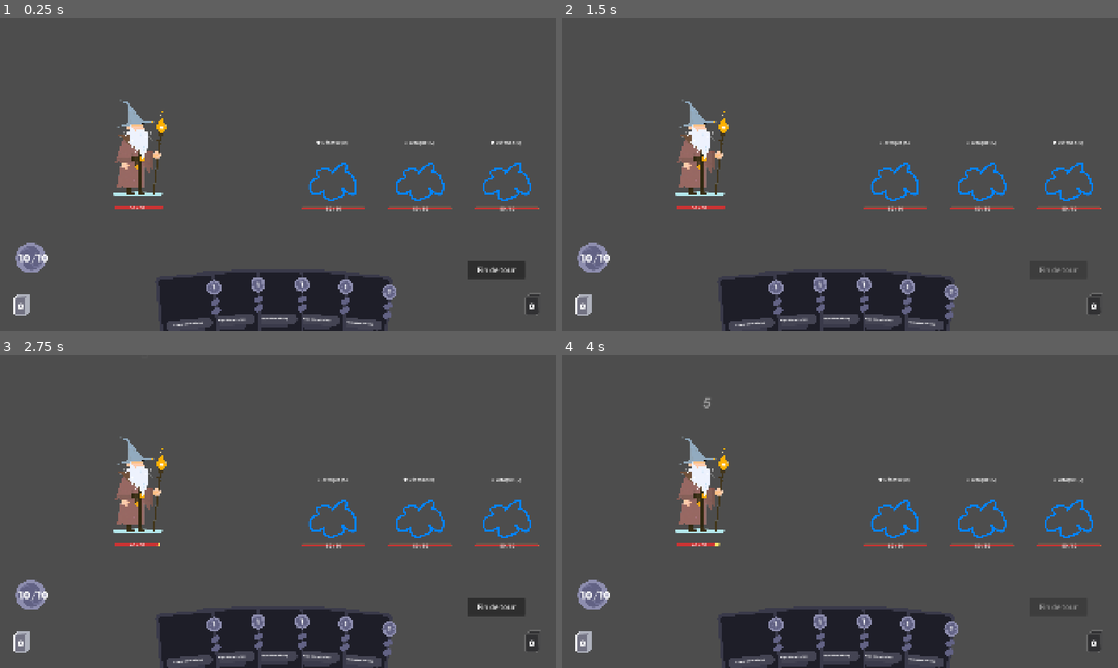
Above: before the commit, frames 1-4 (two rows, left to right).
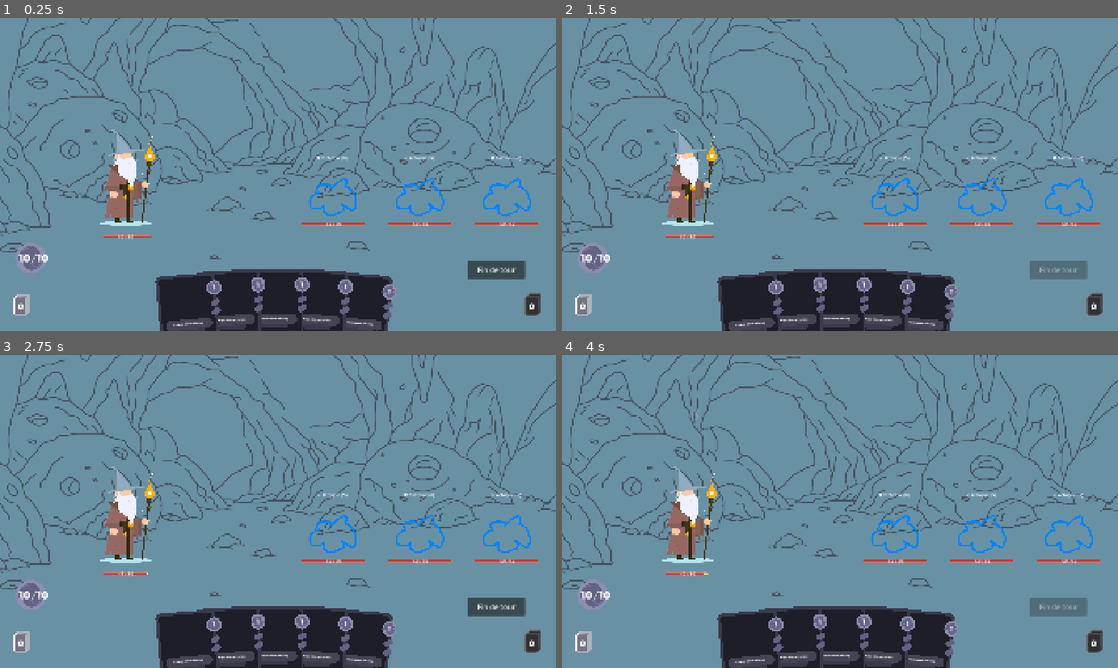
Above: after the commit, the same moments.

Repository: Elehos/jeu_de_bouboules
Game: Godot game, scene res://scenes/combat/combat.tscn
The game is run twice, just before and just after one commit, with the same random seed, the same clock (stepped at 60 frames per second) and the same inputs.
Inputs (mouse positions are in pixels of both pictures, inside the frame that each line leads up to):
- Up to frame 1 (0.25 s): no input
- Up to frame 2 (1.5 s): click "Fin de tour" at 0.5 s; tap Enter at 1.25 s; drag from (701, 152) to (895, 180) at 1.27 s
- Up to frame 3 (2.75 s): drag from (333, 517) to (139, 489) at 2.02 s
- Up to frame 4 (4 s): click "Fin de tour" at 2.75 s; move the mouse to (979, 517) at 3.52 s; click (979, 517) at 3.67 s

The runs differ from the first frame. In frame 1, 88% of the frame differs, in the area x 0-100%, y 0-100%; in frame 2, 88%; in frame 3, 88%; in frame 4, 88%.

Commit message:
ajout test background

Diff:
--- a/scenes/combat/combat.tscn
+++ b/scenes/combat/combat.tscn
@@ -11,8 +11,8 @@
 [ext_resource type="Resource" uid="uid://bvb8uvx2ovggf" path="res://ressourcesEncounters/encounter_3.tres" id="5_05d77"]
 [ext_resource type="Script" uid="uid://f3o7b7woxojq" path="res://script/cards/CardData.gd" id="7_3dmww"]
 [ext_resource type="PackedScene" uid="uid://d1uw6tjyj3h3d" path="res://scenes/ui/damage_number.tscn" id="7_xt4lv"]
-[ext_resource type="Texture2D" uid="uid://c0dkpritmuasc" path="res://assets/backgrounds/landscape.png" id="8_crn1f"]
-[ext_resource type="PackedScene" uid="uid://d0g5hjsgl0b2j" path="res://scenes/cards/card.tscn" id="8_gwckk"]
+[ext_resource type="Texture2D" uid="uid://ckwhuaef6dby6" path="res://assets/backgrounds/backgroundtest2.png" id="8_08wqo"]
+[ext_resource type="PackedScene" uid="uid://d0g5hjsgl0b2j" path="res://scenes/cards/Card.tscn" id="8_gwckk"]
 [ext_resource type="Texture2D" uid="uid://jwcglnxwv8n2" path="res://assets/characters/perso_test.png" id="9_j11kn"]
 [ext_resource type="PackedScene" uid="uid://cuugmemifju2l" path="res://scenes/ui/card_list_popup.tscn" id="13_mrrmw"]
 [ext_resource type="Script" uid="uid://bwvt5v7lpu8jv" path="res://script/combat/TargetingArrow.gd" id="14_h2sm1"]
@@ -39,10 +39,9 @@
 [node name="WorldRoot" type="Node2D" parent="." unique_id=2091808715]
 
 [node name="Background" type="Sprite2D" parent="WorldRoot" unique_id=376794718]
-visible = false
 position = Vector2(963, 540)
-scale = Vector2(1.3186814, 1.25)
-texture = ExtResource("8_crn1f")
+scale = Vector2(1.1, 1.043)
+texture = ExtResource("8_08wqo")
 
 [node name="ReferenceBackground" type="Sprite2D" parent="WorldRoot" unique_id=1691740053]
 visible = false
@@ -52,7 +51,7 @@
 metadata/_edit_lock_ = true
 
 [node name="Player" type="CharacterBody2D" parent="WorldRoot" unique_id=1391993159]
-position = Vector2(480, 450)
+position = Vector2(440, 550)
 script = ExtResource("1_5vqsm")
 
 [node name="HPBarDelayed" type="ProgressBar" parent="WorldRoot/Player" unique_id=1523442336]
@@ -95,7 +94,7 @@
 shape = SubResource("RectangleShape2D_ckr0i")
 
 [node name="EnemyZoneCenter" type="Marker2D" parent="WorldRoot" unique_id=865605184]
-position = Vector2(1450, 565)
+position = Vector2(1450, 618)
 
 [node name="UI" type="CanvasLayer" parent="." unique_id=1345790589]
 
--- a/script/ui/damage_number.gd
+++ b/script/ui/damage_number.gd
@@ -5,7 +5,7 @@
 	var tween: Tween = create_tween()
 	tween.set_parallel(true)
 	tween.tween_property(self, "position:y", position.y - 50, 1.2)
-	tween.tween_property(self, "modulate:a", 0.0, 1.2)
+	tween.tween_property(self, "modulate:a", 0.0, 0.8)
 	tween.chain().tween_callback(queue_free)
 
 func set_amount(amount: int) -> void:
Binary file added: assets/backgrounds/backgroundtest2.png
Not shown, added: assets/backgrounds/backgroundtest2.png.import
